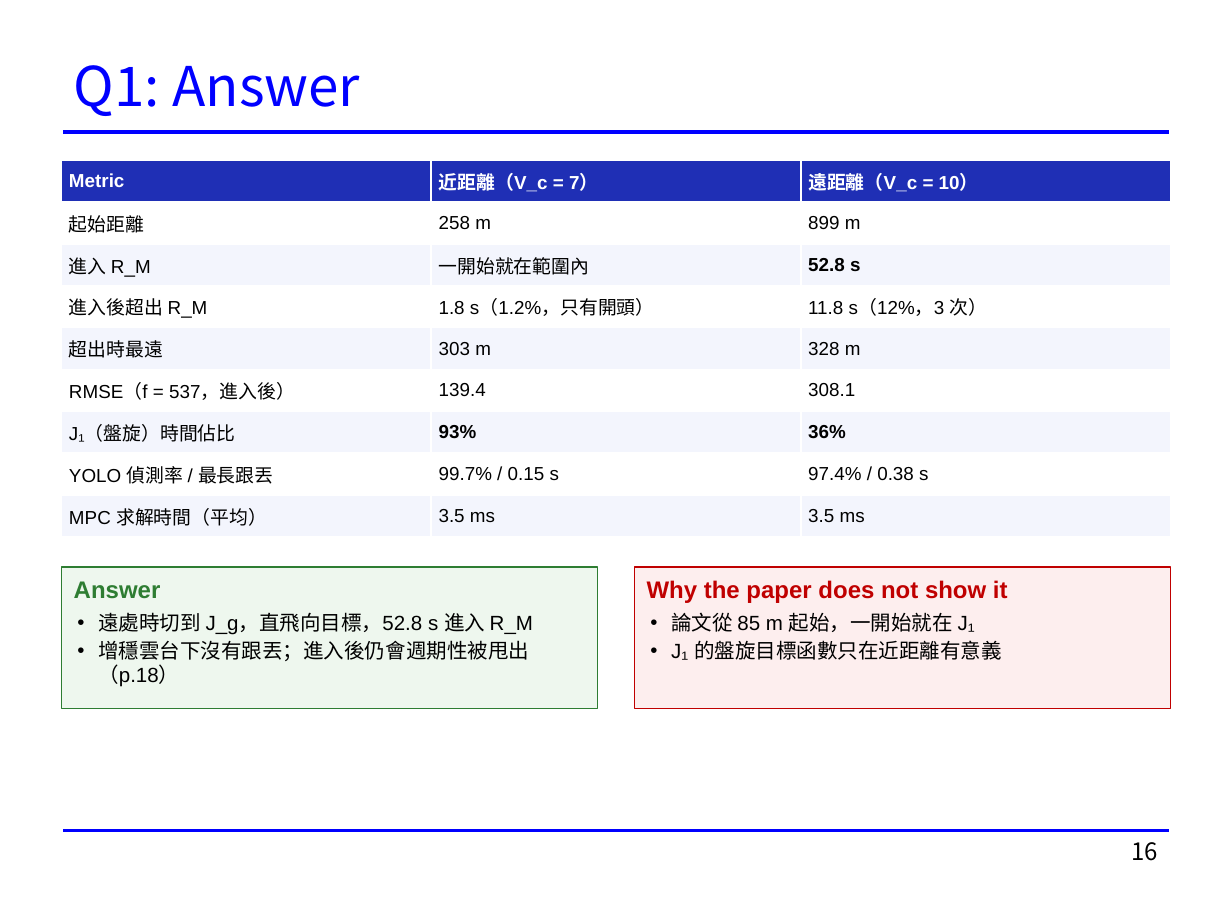
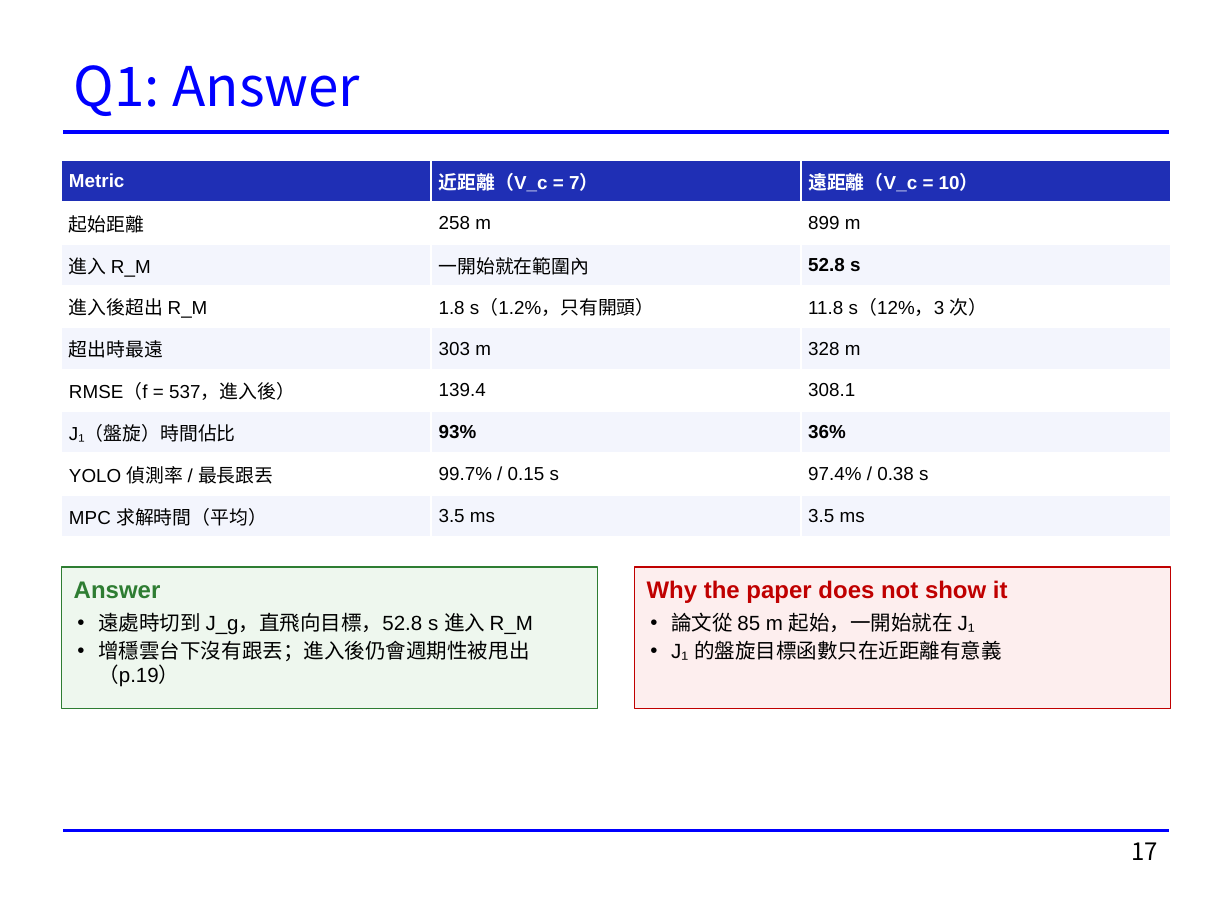
Before and after one commit to rossi1122/hsiang_thesis_simulation, a slide deck: slide 17 of docs/presentations/20261118_Phase2_進度報告.pptx (slide 16 before the commit). Drawn at 1232x924 pixels with LibreOffice and Linux fonts; fonts in the diff are those of the drawing. Boxes give left, top, right and bottom in pixels: in the first picture for what was removed or moved away, otherwise in the second. Text is boxed around its words. In the diff, an @@ line names an element or a change of style, - is before the commit and + after.

```diff
--- a/docs/presentations/20261118_Phase2_進度報告.pptx
+++ b/docs/presentations/20261118_Phase2_進度報告.pptx
@@ text in rectangle at (98,640,529,687): text changed @@
-• 增穩雲台下沒有跟丟；進入後仍會週期性被甩出（p.18）
+• 增穩雲台下沒有跟丟；進入後仍會週期性被甩出（p.19）
@@ page number at (1131,842,1158,860): text changed @@
-16
+17
```
Also in this commit, not shown: 3 other slides changed, 1 slide added.
